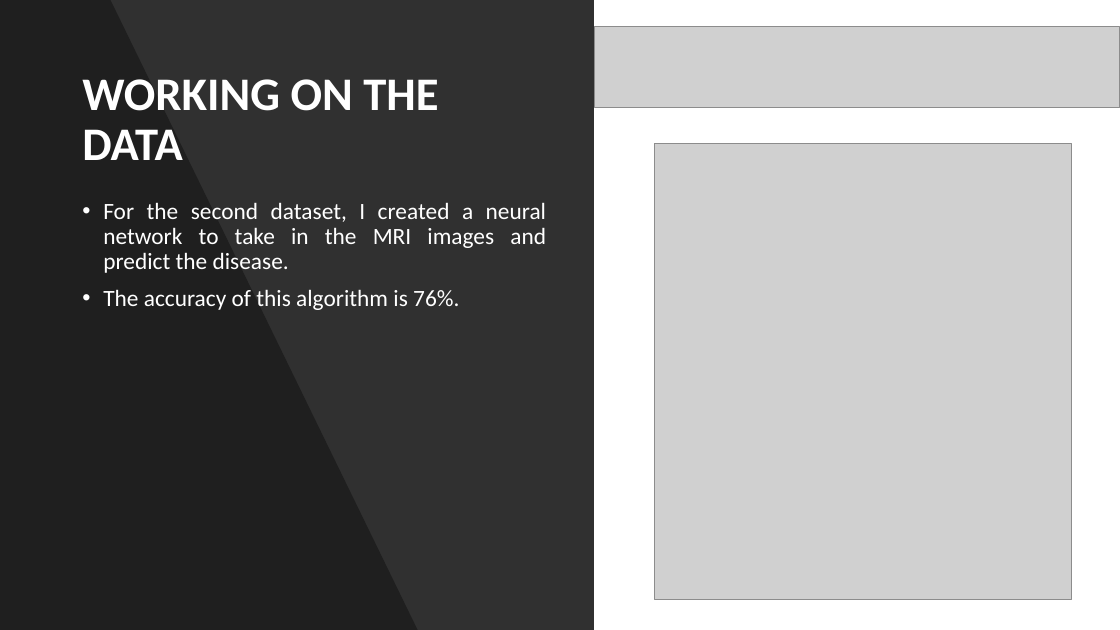
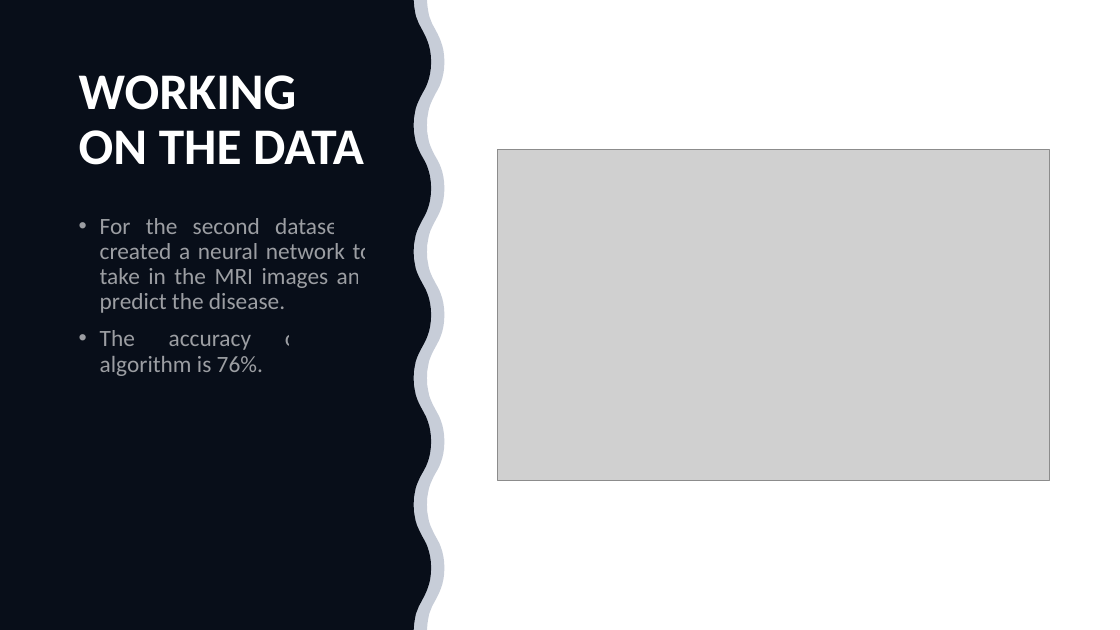
Before and after one commit to DATA-606-FALL-2022/DATA606_abhinav, a slide deck: slide 8 of Class presentation.pptx. Drawn at 1120x630 pixels with LibreOffice and Linux fonts; fonts in the diff are those of the drawing; grey boxes stand for pictures. Boxes give left, top, right and bottom in pixels: in the first picture for what was removed or moved away, otherwise in the second. Text is boxed around its words. In the diff, an @@ line names an element or a change of style, - is before the commit and + after.

```diff
--- a/Class presentation.pptx
+++ b/Class presentation.pptx
@@ background #000000 to #FFFFFF @@
@@ freeform shape: place and size @@
-freeform shape at [0, 0, 418, 630]
+freeform shape at [0, 0, 431, 630]
@@ freeform shape at [0, 0, 431, 630]: fill #000000 at 35% opacity to #000000 @@
@@ rectangle removed at [0, 0, 1120, 630] @@
@@ rectangle removed at [0, 0, 594, 630] @@
@@ freeform shape added at [0, 0, 444, 630], fill #203864 at 25% opacity @@
@@ picture removed at [595, 27, 1120, 108] @@
@@ title "WORKING ON THE DATA" at [79, 75, 364, 165]: size 40 to 44 pt; vertical alignment middle to top @@
@@ picture: place and size @@
-picture at [655, 143, 1071, 599]
+picture at [497, 150, 1050, 481]
@@ text "For the second dataset, I ...": place and size @@
-text "For the second dataset, I ..." at [103, 202, 546, 310]
+text "For the second dataset, I ..." at [100, 218, 373, 376]
@@ text "For the second dataset, I ..." at [100, 218, 373, 376]: text colour #FFFFFF to #FFFFFF at 60% opacity @@
```
Also in this commit, not shown: 2 other slides changed.
